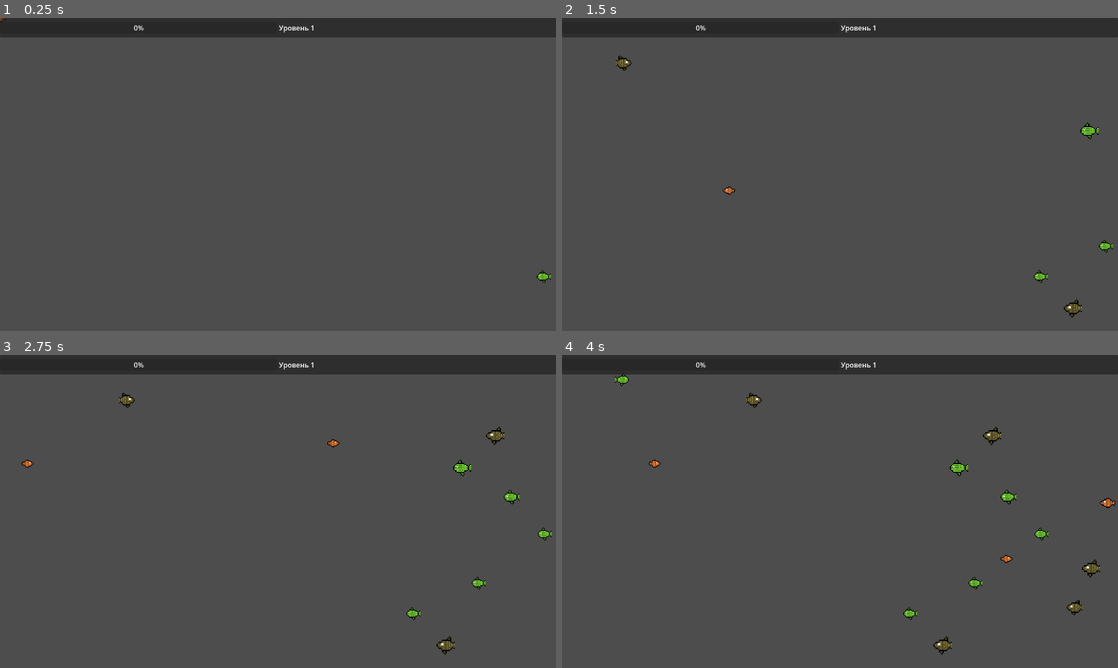
Above: before the commit, frames 1-4 (two rows, left to right).
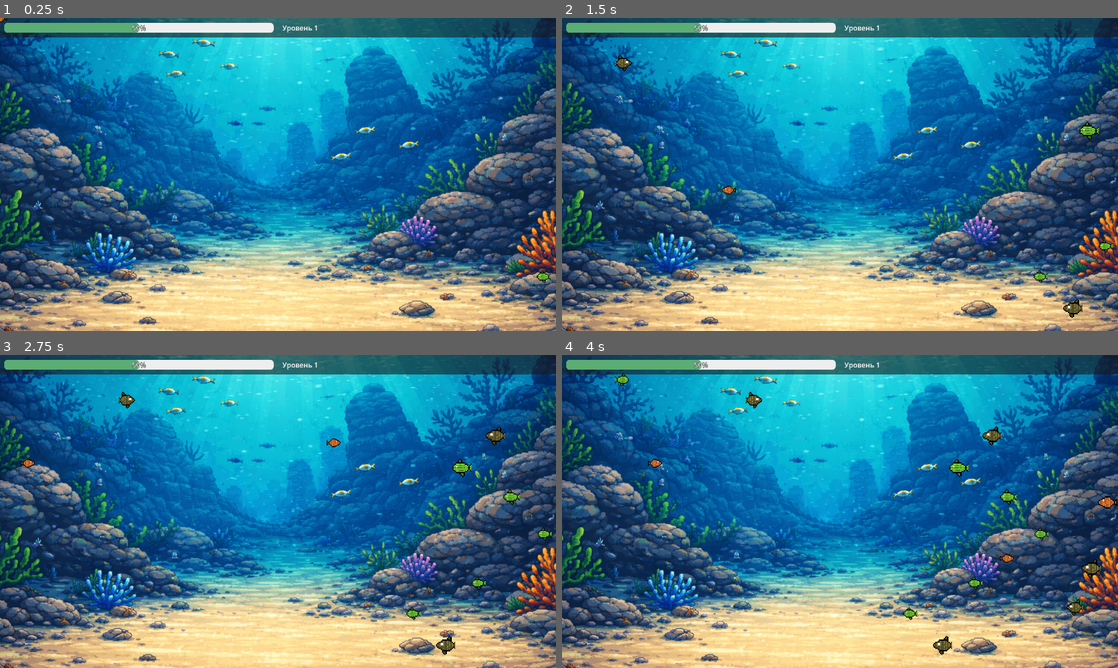
Above: after the commit, the same moments.

Repository: kotofeyy/BecomeBigFish-game
Game: Godot game, scene res://scenes/main.tscn
The game is run twice, just before and just after one commit, with the same random seed, the same clock (stepped at 60 frames per second) and the same inputs.
Inputs (mouse positions are in pixels of both pictures, inside the frame that each line leads up to):
- Up to frame 1 (0.25 s): no input
- Up to frame 2 (1.5 s): move the mouse to (962, 158) at 0.52 s; move the mouse to (728, 190) at 1.27 s
- Up to frame 3 (2.75 s): move the mouse to (333, 442) at 2.02 s
- Up to frame 4 (4 s): move the mouse to (812, 574) at 2.77 s; move the mouse to (1006, 558) at 3.52 s

The runs differ from the first frame. In frame 1, 99% of the frame differs, in the area x 0-100%, y 0-100%; in frame 2, 99%; in frame 3, 99%; in frame 4, 98%.

Commit message:
задник, новая рыба, конфетти на повышение уровня

Diff:
--- a/code/main.gd
+++ b/code/main.gd
@@ -2,9 +2,13 @@
 
 @onready var player: Sprite2D = $Player
 @onready var audio_eat: AudioStreamPlayer = $AudioEat
+@onready var audio_level_up: AudioStreamPlayer = $AudioLevelUp
+@onready var cpu_particles_2d: CPUParticles2D = $CPUParticles2D
+
 @onready var fish_preload = preload("res://scenes/fish.tscn")
-@onready var progress_bar: ProgressBar = $CanvasLayer/Panel/VBoxContainer/ProgressBar
-@onready var level_label: Label = $CanvasLayer/Panel/VBoxContainer/LevelLabel
+@onready var progress_bar: ProgressBar = $CanvasLayer/Panel/MarginContainer/VBoxContainer/ProgressBar
+@onready var level_label: Label = $CanvasLayer/Panel/MarginContainer/VBoxContainer/LevelLabel
+@onready var animated_sprite_eat: AnimatedSprite2D = $AnimatedSpriteEat
 
 
 var has_game_started := false
@@ -13,6 +17,7 @@
 var level = 1
 
 func _ready() -> void:
+	chage_texture(level - 1)
 	level_label.text = "Уровень " + str(level)
 	progress_bar.max_value = level * 10
 	player_scale = Util.size_to_scale[level - 1]
@@ -26,15 +31,18 @@
 
 func _process(delta: float) -> void:
 	if progress_bar.ratio == 1.0:
+
+		progress_bar.value = 0
+		level += 1
+		cpu_particles_2d.restart()
 		if level < 5:
-			progress_bar.value = 0
-			level += 1
 			player_scale = Util.size_to_scale[level - 1]
 			player.scale = player_scale
-
-			progress_bar.min_value = score
-			progress_bar.max_value = level * 10
-			level_label.text = "Уровень " + str(level)
+		chage_texture(level - 1)
+		audio_level_up.play()
+		progress_bar.min_value = score
+		progress_bar.max_value = level * 10
+		level_label.text = "Уровень " + str(level)
 
 
 func _unhandled_input(event: InputEvent) -> void:
@@ -47,17 +55,29 @@
 		player.flip_h = false
 
 
-func on_eat_fish() -> void:
+func on_eat_fish(pos) -> void:
 	audio_eat.play()
+	animated_sprite_eat.global_position = pos
+	animated_sprite_eat.play("eat")
 	score += 1
 	update_progress()
 
 
 func _on_area_2d_area_entered(area: Area2D) -> void:
-	if level - 1 >= area.get_parent().level:
-		area.get_parent().reset_spawn()
-		on_eat_fish()
+	var parent = area.get_parent()
+	if level - 1 >= parent.level:
+		on_eat_fish(parent.position)
+		parent.reset_spawn()
+
 
 
 func update_progress() -> void:
 	progress_bar.value = score
+
+
+func chage_texture(index: int) -> void:
+	var tile_size = 16
+	var x = (index % 3) * tile_size
+	var y = (index / 3) * tile_size
+
+	player.region_rect = Rect2(x, y, tile_size, tile_size)
--- a/code/util.gd
+++ b/code/util.gd
@@ -12,9 +12,9 @@
 
 const size_to_scale = {
 	Size.EXTRA_SMALL : Vector2(2.0, 2.0),
-	Size.SMALL : Vector2(2.3, 2.3),
-	Size.MEDIUM : Vector2(2.6, 2.6),
-	Size.LARGE : Vector2(2.9, 2.9),
-	Size.EXTRA_LARGE : Vector2(3.1, 3.1),
-	Size.DOUBLE_LARGE : Vector2(3.4, 3.4),
+	Size.SMALL : Vector2(2.4, 2.4),
+	Size.MEDIUM : Vector2(2.8, 2.8),
+	Size.LARGE : Vector2(3.2, 3.2),
+	Size.EXTRA_LARGE : Vector2(3.6, 3.6),
+	Size.DOUBLE_LARGE : Vector2(4.0, 4.0),
 }
--- a/scenes/main.tscn
+++ b/scenes/main.tscn
@@ -3,8 +3,73 @@
 [ext_resource type="Script" uid="uid://bxdyc0io1c0sj" path="res://code/main.gd" id="1_0wfyh"]
 [ext_resource type="Texture2D" uid="uid://cyskeytkcmv82" path="res://sprites/FishSheet.png" id="2_sugp2"]
 [ext_resource type="AudioStream" uid="uid://mcin1q5t7vwl" path="res://sounds/eat.wav" id="3_sugp2"]
+[ext_resource type="Texture2D" uid="uid://eeli16t335os" path="res://sprites/hit_white.png" id="4_jyhfs"]
+[ext_resource type="Texture2D" uid="uid://40k46y3wemku" path="res://sprites/background.png" id="4_tbgi4"]
+[ext_resource type="AudioStream" uid="uid://76j0pr8l3y4q" path="res://sounds/magic_game_win_success.wav" id="6_tefeu"]
+[ext_resource type="Texture2D" uid="uid://y1ew1qivwerl" path="res://sprites/konfetty.jpeg" id="7_o6xl0"]
 
 [sub_resource type="RectangleShape2D" id="RectangleShape2D_sugp2"]
+
+[sub_resource type="StyleBoxFlat" id="StyleBoxFlat_tbgi4"]
+bg_color = Color(0.9340804, 0.9340805, 0.93408036, 1)
+corner_radius_top_left = 8
+corner_radius_top_right = 8
+corner_radius_bottom_right = 8
+corner_radius_bottom_left = 8
+
+[sub_resource type="StyleBoxFlat" id="StyleBoxFlat_tefeu"]
+bg_color = Color(0.3572353, 0.6802573, 0.45501316, 1)
+corner_radius_top_left = 8
+corner_radius_top_right = 8
+corner_radius_bottom_right = 8
+corner_radius_bottom_left = 8
+
+[sub_resource type="AtlasTexture" id="AtlasTexture_tbgi4"]
+atlas = ExtResource("4_jyhfs")
+region = Rect2(0, 0, 32, 32)
+
+[sub_resource type="AtlasTexture" id="AtlasTexture_tefeu"]
+atlas = ExtResource("4_jyhfs")
+region = Rect2(32, 0, 32, 32)
+
+[sub_resource type="AtlasTexture" id="AtlasTexture_o6xl0"]
+atlas = ExtResource("4_jyhfs")
+region = Rect2(64, 0, 32, 32)
+
+[sub_resource type="AtlasTexture" id="AtlasTexture_tipki"]
+atlas = ExtResource("4_jyhfs")
+region = Rect2(96, 0, 32, 32)
+
+[sub_resource type="AtlasTexture" id="AtlasTexture_85g3d"]
+atlas = ExtResource("4_jyhfs")
+region = Rect2(128, 0, 32, 32)
+
+[sub_resource type="SpriteFrames" id="SpriteFrames_choun"]
+animations = [{
+"frames": [{
+"duration": 1.0,
+"texture": SubResource("AtlasTexture_tbgi4")
+}, {
+"duration": 1.0,
+"texture": SubResource("AtlasTexture_tefeu")
+}, {
+"duration": 1.0,
+"texture": SubResource("AtlasTexture_o6xl0")
+}, {
+"duration": 1.0,
+"texture": SubResource("AtlasTexture_tipki")
+}, {
+"duration": 1.0,
+"texture": SubResource("AtlasTexture_85g3d")
+}],
+"loop": false,
+"name": &"eat",
+"speed": 5.0
+}]
+
+[sub_resource type="Gradient" id="Gradient_o6xl0"]
+offsets = PackedFloat32Array(0, 0.99382716)
+colors = PackedColorArray(1, 0, 0, 1, 1, 1, 1, 1)
 
 [node name="Main" type="Control" unique_id=1144979774]
 layout_mode = 3
@@ -28,6 +93,19 @@
 stream = ExtResource("3_sugp2")
 
 [node name="CanvasLayer" type="CanvasLayer" parent="." unique_id=953804463]
+layer = -1
+
+[node name="TextureRect" type="TextureRect" parent="CanvasLayer" unique_id=1534021552]
+anchors_preset = 15
+anchor_right = 1.0
+anchor_bottom = 1.0
+offset_left = -128.0
+offset_top = -152.0
+offset_right = 128.0
+offset_bottom = 152.0
+grow_horizontal = 2
+grow_vertical = 2
+texture = ExtResource("4_tbgi4")
 
 [node name="Panel" type="Panel" parent="CanvasLayer" unique_id=1533811978]
 anchors_preset = -1
@@ -36,23 +114,73 @@
 offset_bottom = 0.3599968
 grow_horizontal = 2
 
-[node name="VBoxContainer" type="HBoxContainer" parent="CanvasLayer/Panel" unique_id=1341887099]
+[node name="MarginContainer" type="MarginContainer" parent="CanvasLayer/Panel" unique_id=1427725800]
 layout_mode = 1
 anchors_preset = 15
 anchor_right = 1.0
 anchor_bottom = 1.0
 grow_horizontal = 2
 grow_vertical = 2
+theme_override_constants/margin_left = 10
+theme_override_constants/margin_top = 10
+theme_override_constants/margin_right = 10
+theme_override_constants/margin_bottom = 10
 
-[node name="ProgressBar" type="ProgressBar" parent="CanvasLayer/Panel/VBoxContainer" unique_id=354665567]
+[node name="VBoxContainer" type="HBoxContainer" parent="CanvasLayer/Panel/MarginContainer" unique_id=1341887099]
+layout_mode = 2
+theme_override_constants/separation = 20
+
+[node name="ProgressBar" type="ProgressBar" parent="CanvasLayer/Panel/MarginContainer/VBoxContainer" unique_id=354665567]
 layout_mode = 2
 size_flags_horizontal = 3
 size_flags_vertical = 4
+theme_override_colors/font_color = Color(0.95, 0.95, 0.95, 1)
+theme_override_colors/font_outline_color = Color(0, 0, 0, 1)
+theme_override_constants/outline_size = 2
+theme_override_styles/background = SubResource("StyleBoxFlat_tbgi4")
+theme_override_styles/fill = SubResource("StyleBoxFlat_tefeu")
 max_value = 10.0
 step = 1.0
+value = 5.0
 
-[node name="LevelLabel" type="Label" parent="CanvasLayer/Panel/VBoxContainer" unique_id=905797926]
+[node name="LevelLabel" type="Label" parent="CanvasLayer/Panel/MarginContainer/VBoxContainer" unique_id=905797926]
 layout_mode = 2
 size_flags_horizontal = 3
 
+[node name="TextureRect2" type="TextureRect" parent="CanvasLayer" unique_id=668034893]
+anchors_preset = 15
+anchor_right = 1.0
+anchor_bottom = 1.0
+grow_horizontal = 2
+grow_vertical = 2
+
+[node name="AnimatedSpriteEat" type="AnimatedSprite2D" parent="." unique_id=1729697139]
+scale = Vector2(2, 2)
+sprite_frames = SubResource("SpriteFrames_choun")
+animation = &"eat"
+frame = 4
+frame_progress = 1.0
+speed_scale = 3.0
+
+[node name="AudioLevelUp" type="AudioStreamPlayer" parent="." unique_id=1624180807]
+stream = ExtResource("6_tefeu")
+
+[node name="CPUParticles2D" type="CPUParticles2D" parent="." unique_id=1929577164]
+position = Vector2(640, 360)
+emitting = false
+amount = 100
+texture = ExtResource("7_o6xl0")
+lifetime = 2.0
+one_shot = true
+explosiveness = 1.0
+direction = Vector2(0, -1)
+spread = 60.0
+initial_velocity_min = 400.0
+initial_velocity_max = 600.0
+angle_min = 1.0
+angle_max = 360.0
+color_initial_ramp = SubResource("Gradient_o6xl0")
+hue_variation_min = 1.0
+hue_variation_max = 1.0
+
 [connection signal="area_entered" from="Player/Area2D" to="." method="_on_area_2d_area_entered"]
Not shown, added: sounds/magic_game_win_success.wav.import
Binary file changed: sprites/FishSheet.png
Binary file added: sprites/background.png
Not shown, added: sprites/background.png.import
Binary file added: sprites/hit_white.png
Not shown, added: sprites/hit_white.png.import
Binary file added: sprites/konfetty.ase
Binary file added: sprites/konfetty.jpeg
Not shown, added: sprites/konfetty.jpeg.import
Not shown, added: sounds/magic_game_win_success.wav
